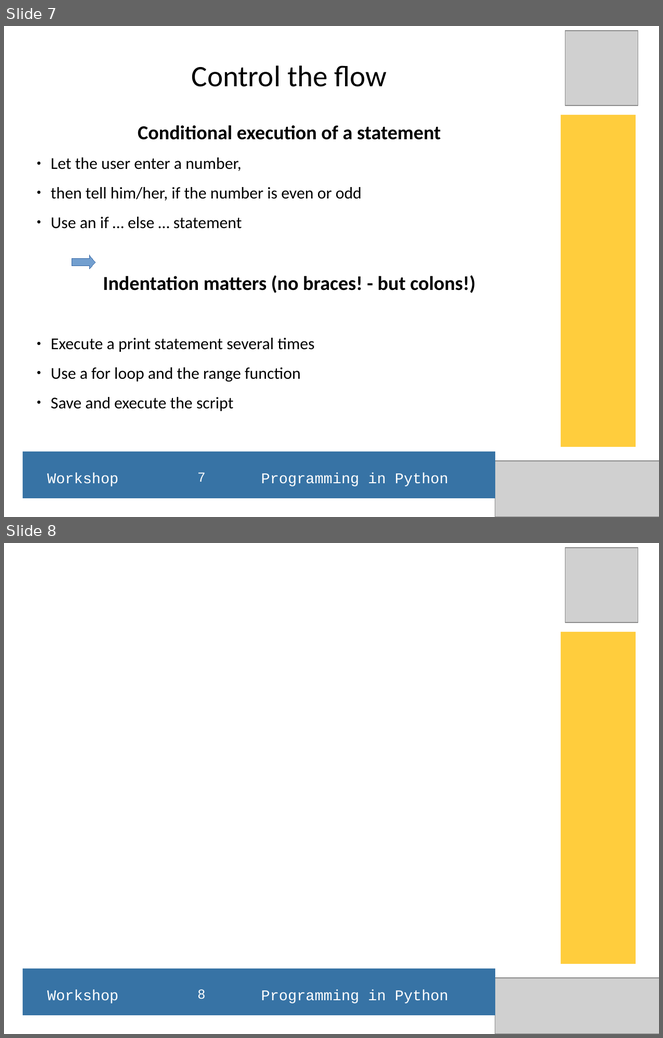
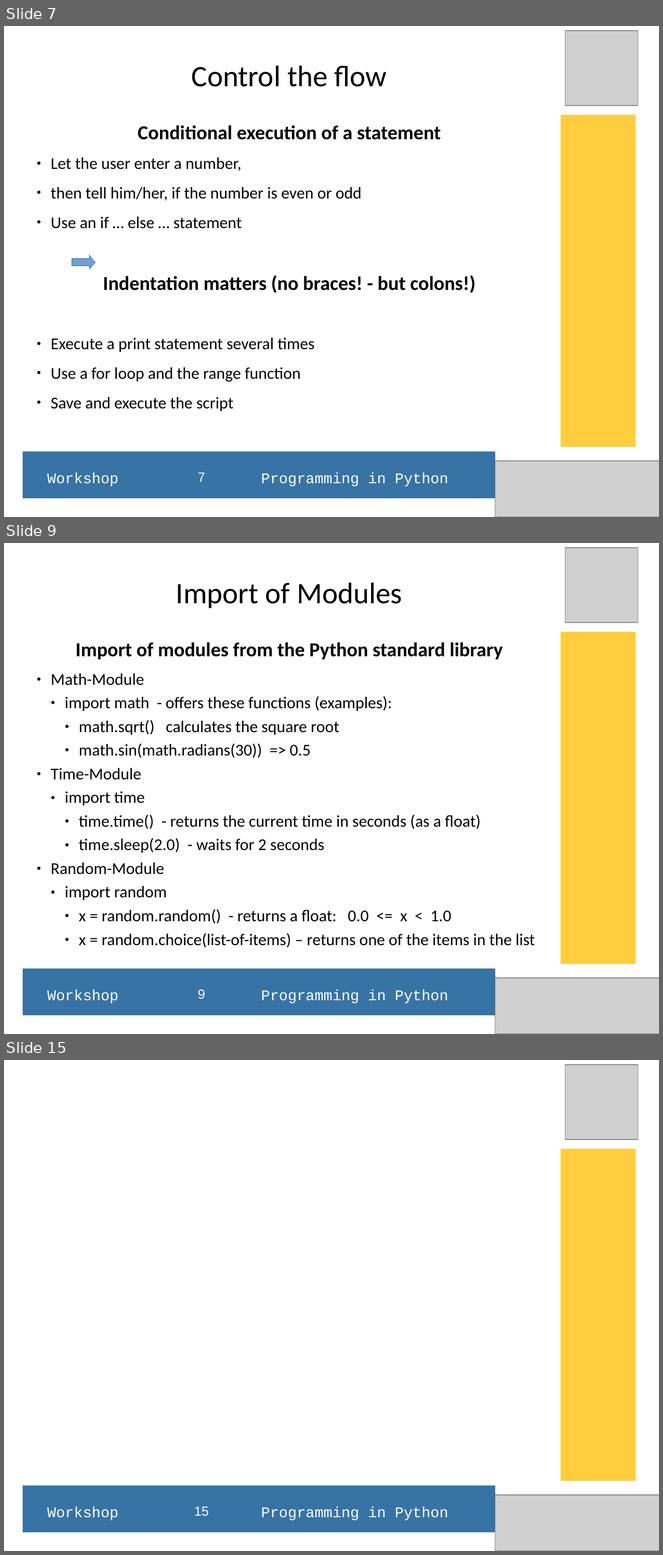
Before and after one commit to hans-boden/pyws-fablab-lisbon, a slide deck: resources/python_ws_2016Q1.odp. Shown one above the other, each under a label of ours: slides 7 and 8 before the commit, slides 7, 9 and 15 after it; the slides between them are not shown. The pictures are 663x1038 and 663x1555 pixels, drawn with LibreOffice and Linux fonts; fonts in the diff are those of the drawing; grey boxes stand for pictures. Boxes give left, top, right and bottom in pixels: in the first picture for what was removed or moved away, otherwise in the second. Text is boxed around its words. In the diff, an @@ line names an element or a change of style, - is before the commit and + after.

Commit message:
Added resources and scrips, updated the presentation file(.odp)
New ressources: Shell Command file 01 and the shell output 01 for the basic python commands
New Script: eval_loop.py  - read and interpret a shell command file and write the results to stdout

```diff
--- a/resources/python_ws_2016Q1.odp
+++ b/resources/python_ws_2016Q1.odp
@@ slide 9 added at [4, 543, 659, 1034], background #FFFFFF @@
@@ picture added at [566, 548, 638, 623] @@
@@ title added at [176, 583, 402, 609], 36 pt, text #000000 @@
+Import of Modules
@@ rectangle added at [561, 632, 636, 965], fill #FFCD3D @@
@@ subtitle added at [51, 642, 535, 948], 20 pt, text #000000 @@
+Import of modules from the Python standard library
+● Math-Module
+  ● import math - offers these functions (examples):
+    ● math.sqrt() calculates the square root
+    ● math.sin(math.radians(30)) => 0.5
+● Time-Module
+  ● import time
+    ● time.time() - returns the current time in seconds (as a float)
+    ● time.sleep(2.0) - waits for 2 seconds
+● Random-Module
+  ● import random
+    ● x = random.random() - returns a float: 0.0 <= x < 1.0
+    ● x = random.choice(list-of-items) – returns one of the items in the list
@@ rectangle added at [22, 969, 495, 1016], fill #3773A5 @@
@@ picture added at [496, 978, 659, 1034] @@
@@ text added at [47, 990, 449, 1004], 18 pt, text #FFFFFF @@
+Workshop Programming in Python
@@ page number added at [198, 990, 205, 1000], 16 pt, text #FFFFFF @@
+9
@@ what was slide 8 is now slide 15 @@
@@ page number at [194, 1507, 209, 1517]: text changed @@
-8
+15
```
Also in this commit, not shown: 1 slide changed, 6 other slides added, 3 other files.
